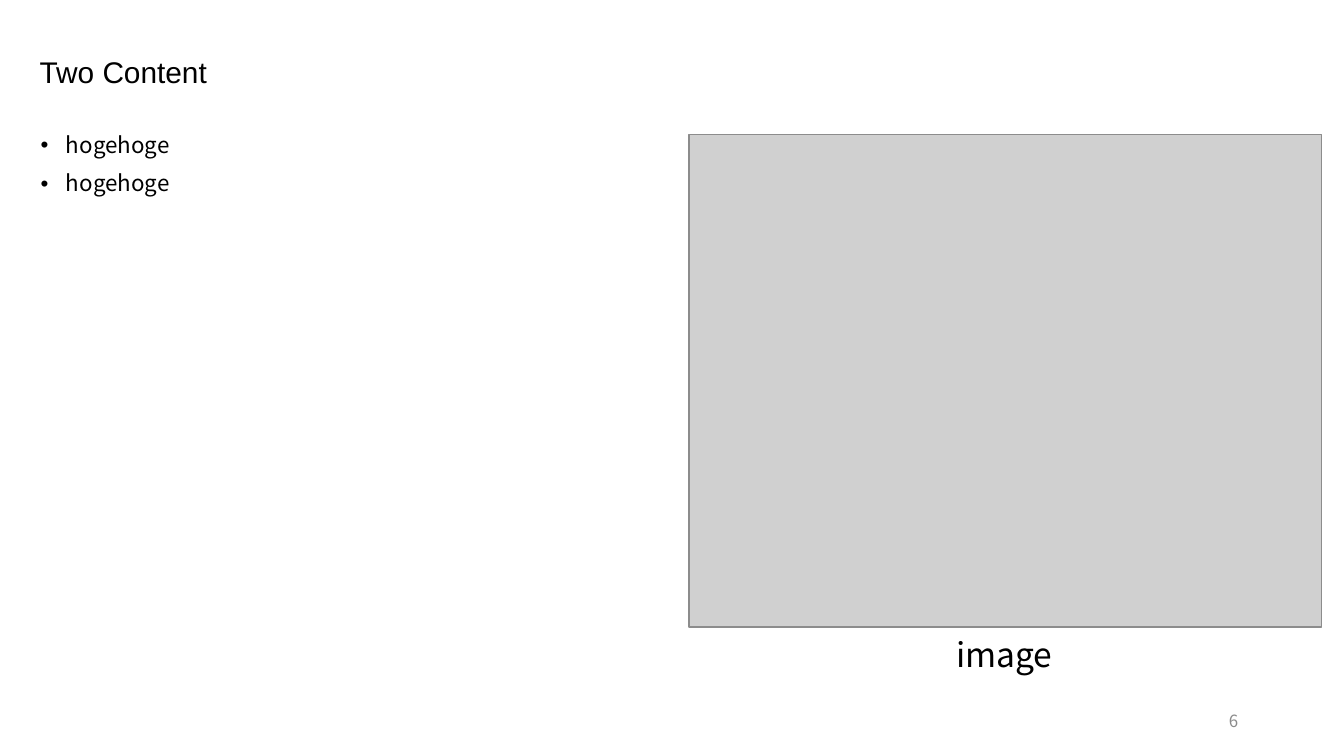
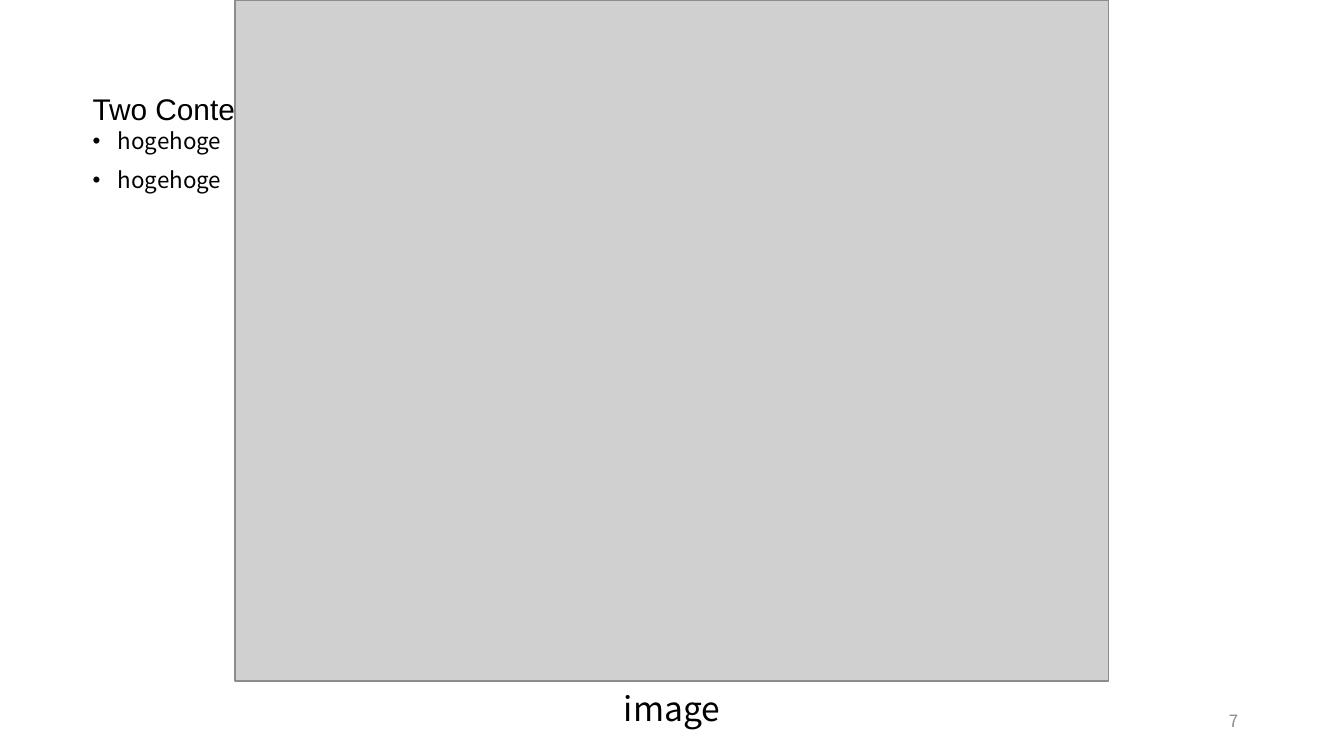
Before and after one commit to akmiccom/pandoc_test, a slide deck: slide 7 of pp/hoge.pptx (slide 6 before the commit). Drawn at 1344x756 pixels with LibreOffice and Linux fonts; fonts in the diff are those of the drawing; grey boxes stand for pictures; background and template pictures are left out. Boxes give left, top, right and bottom in pixels: in the first picture for what was removed or moved away, otherwise in the second. Text is boxed around its words. In the diff, an @@ line names an element or a change of style, - is before the commit and + after.

```diff
--- a/pp/hoge.pptx
+++ b/pp/hoge.pptx
@@ picture resized from (x1=688, y1=134, x2=1321, y2=628) to (x1=235, y1=0, x2=1109, y2=681) @@
@@ title "Two Content" rewrapped from (x1=40, y1=62, x2=207, y2=84) to (x1=93, y1=97, x2=259, y2=126) @@
@@ text "hogehoge" moved from (x1=66, y1=135, x2=170, y2=197) to (x1=118, y1=131, x2=222, y2=193) @@
@@ text "image" moved from (x1=956, y1=641, x2=1052, y2=676) to (x1=624, y1=695, x2=720, y2=730) @@
@@ page number at (x1=1229, y1=715, x2=1238, y2=727): text changed @@
-6
+7
```
Also in this commit, not shown: 1 slide added, 2 other files.
